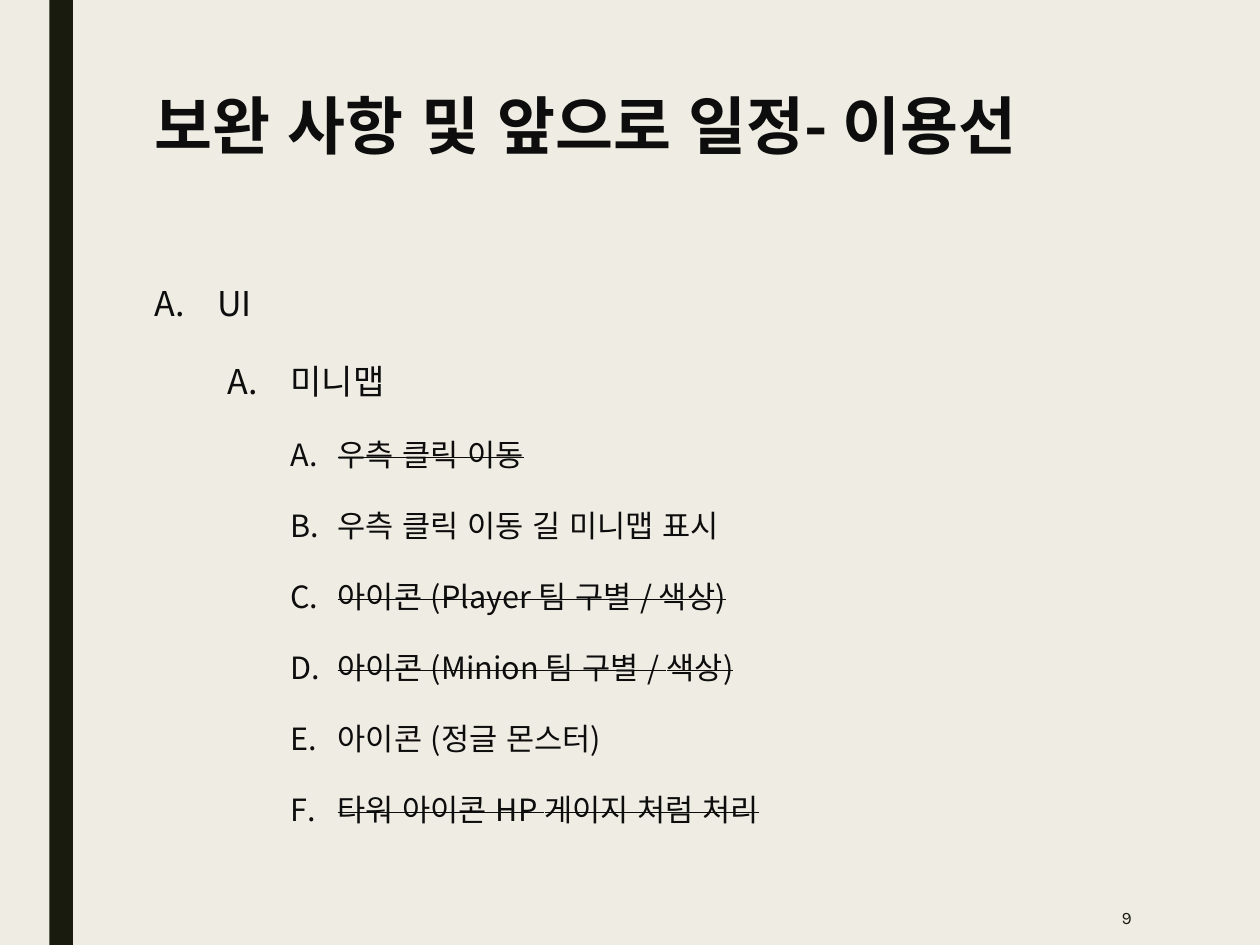
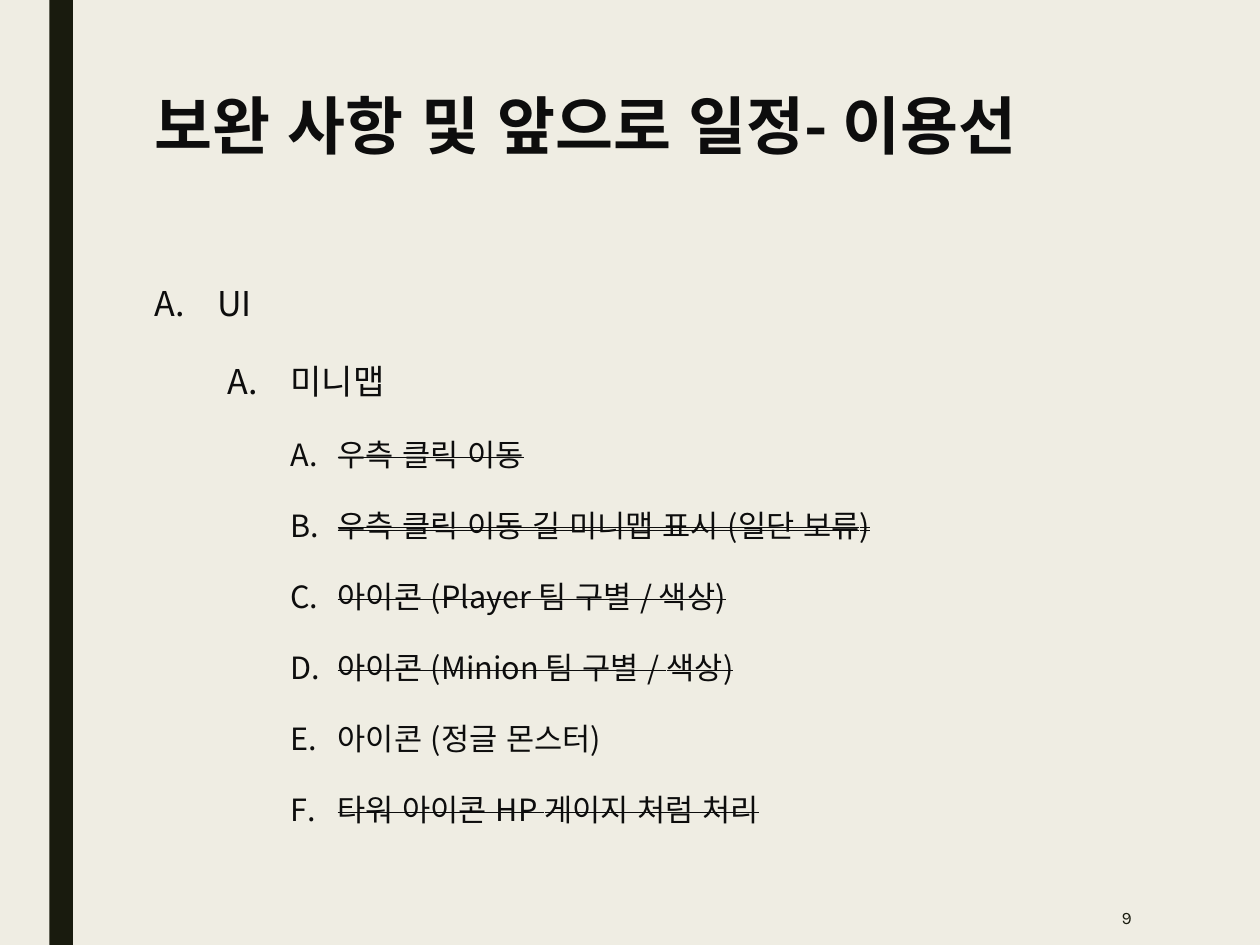
Before and after one commit to Kim2Kang/Documents, a slide deck: slide 9 of 진행사항.pptx. Drawn at 1260x945 pixels with LibreOffice and Linux fonts; fonts in the diff are those of the drawing. Boxes give left, top, right and bottom in pixels: in the first picture for what was removed or moved away, otherwise in the second. Text is boxed around its words. In the diff, an @@ line names an element or a change of style, - is before the commit and + after.

Commit message:
진행사항_이용선_ppt
진행사항_이용선_ppt

```diff
--- a/진행사항.pptx
+++ b/진행사항.pptx
@@ text at [338,511,870,543]: text changed @@
-    B. 우측 클릭 이동 길 미니맵 표시
+    B. 우측 클릭 이동 길 미니맵 표시 (일단 보류)
```
Also in this commit, not shown: 1 other slide changed.
